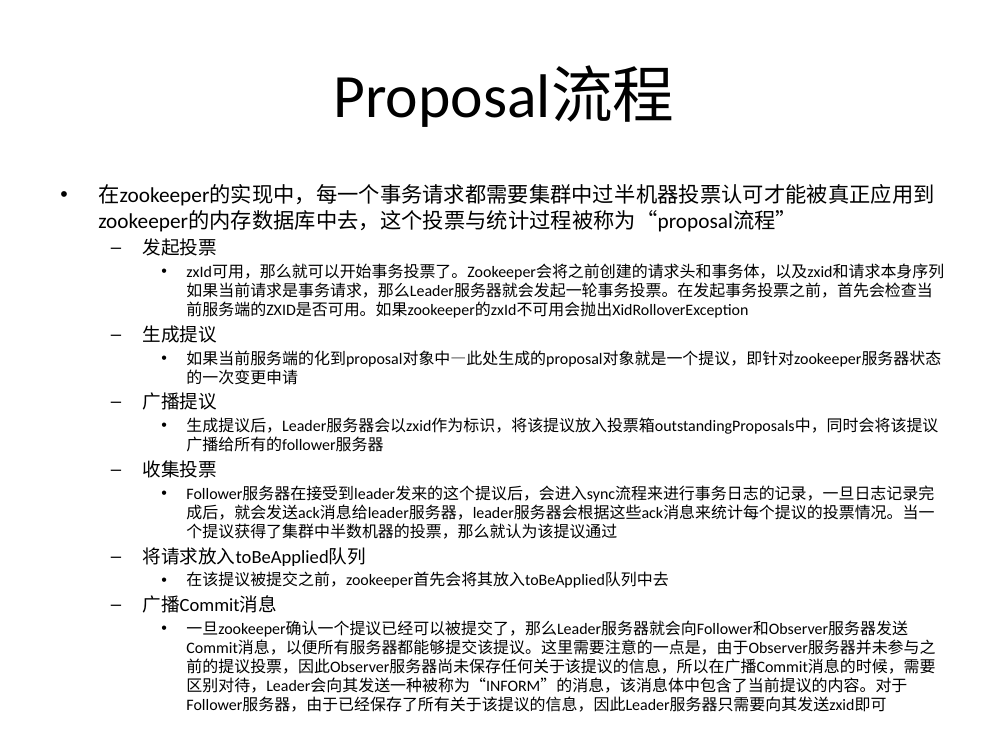
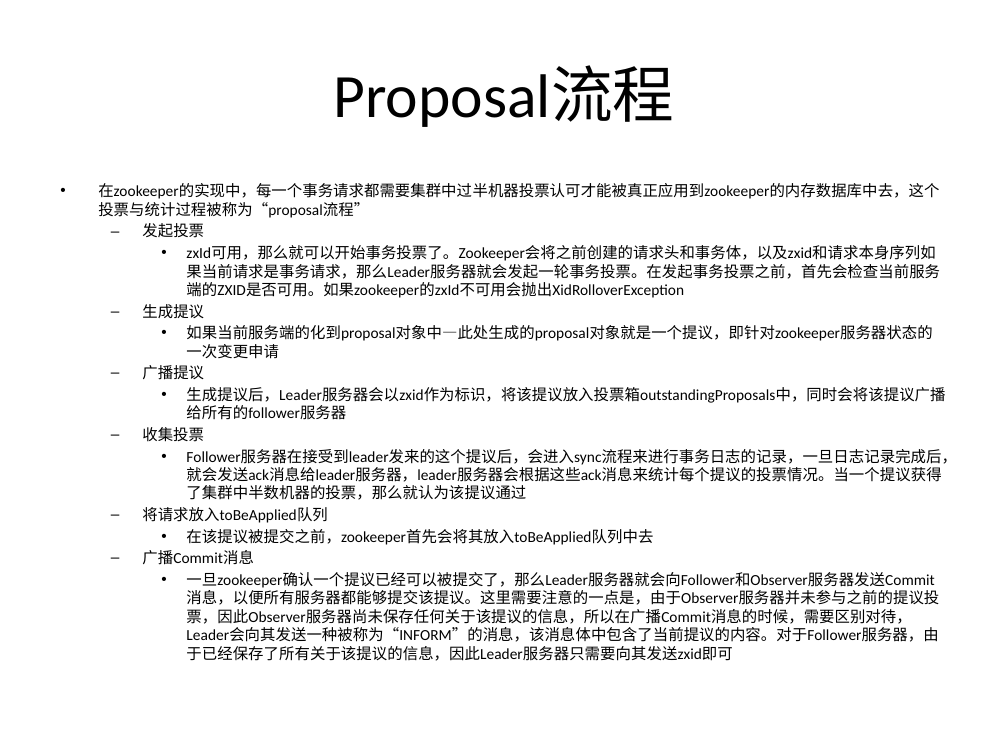
Before and after one commit to lfhan/zktest, a slide deck: slide 9 of doc/zookeeper.pptx (slide 8 before the commit). Drawn at 1008x756 pixels with LibreOffice and Linux fonts; fonts in the diff are those of the drawing. Boxes give left, top, right and bottom in pixels: in the first picture for what was removed or moved away, otherwise in the second. Text is boxed around its words. In the diff, an @@ line names an element or a change of style, - is before the commit and + after.

```diff
--- a/doc/zookeeper.pptx
+++ b/doc/zookeeper.pptx
@@ text "在zookeeper的实现中，每一个事务请求都需要集群中过半机器投票认可才能被真正应用到zookeeper的内存数据库中 ..." at [98, 183, 957, 661]: size 15.2 to 11 pt in "在zookeeper的实现中，每一个事务请求都需要集群中过半机器投票认可才能被真正应用到zookeeper的内存数据库中 ..."; size 13.3 to 11 pt in "发起投票", "生成提议", "广播提议", "收集投票" and 2 more places; size 11.4 to 11 pt in "zxId可用，那么就可以开始事务投票了。Zookeeper会将之前创建的请求头和事务体，以及zxid和请求本身序列如果当 ...", "如果当前服务端的化到proposal对象中—此处生成的proposal对象就是一个提议，即针对zookeeper服务器状 ...", "生成提议后，Leader服务器会以zxid作为标识，将该提议放入投票箱outstandingProposals中，同时会 ...", "Follower服务器在接受到leader发来的这个提议后，会进入sync流程来进行事务日志的记录，一旦日志记录完成后， ..." and 2 more places @@
```
Also in this commit, not shown: 2 other slides changed, 1 slide added.
